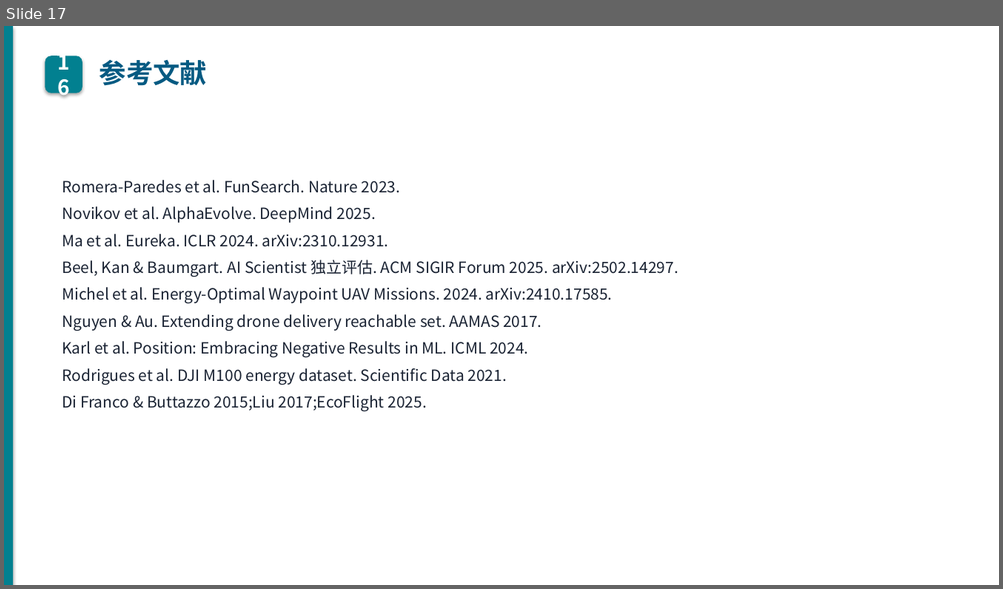
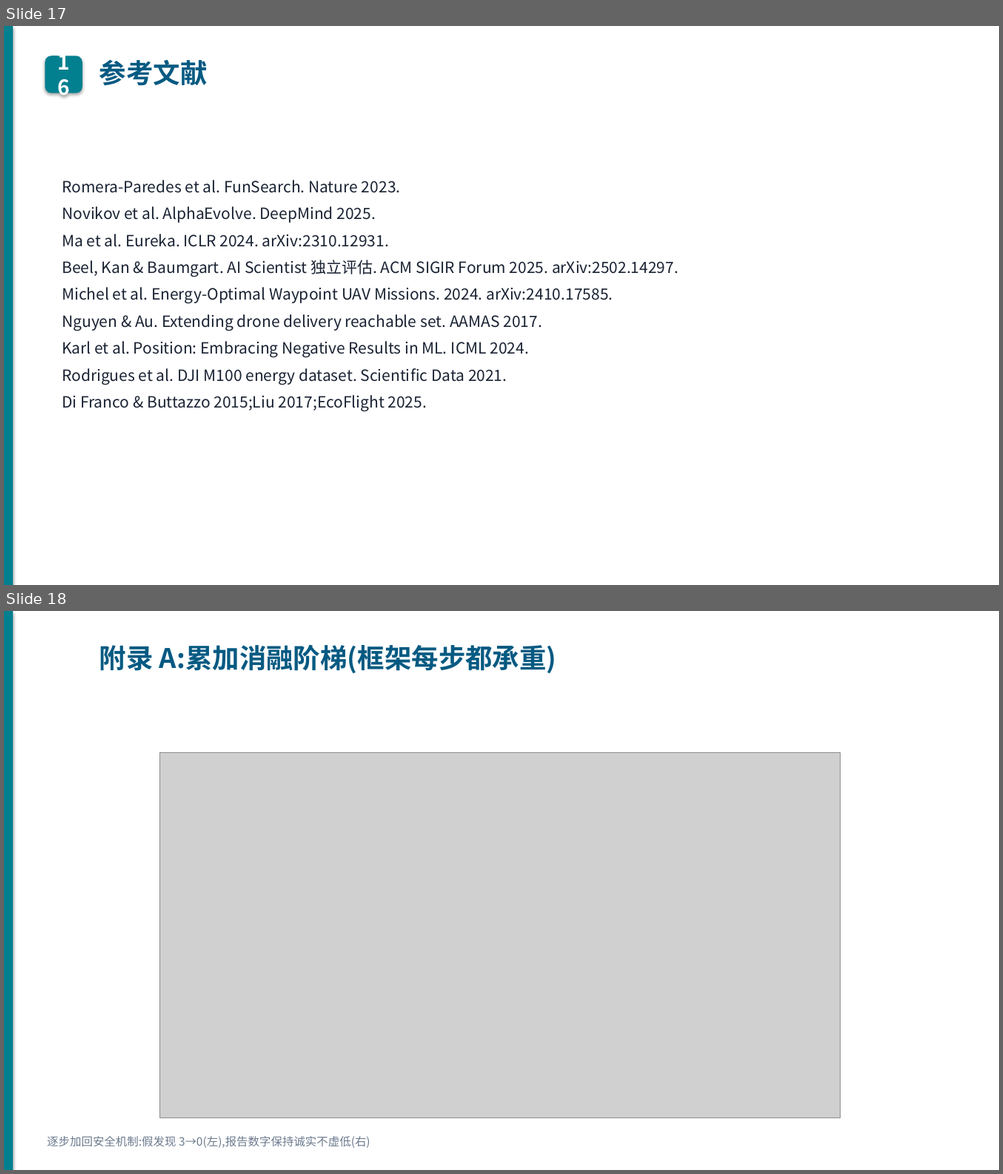
Before and after one commit to wbz0429/PathPlanningwithEnergy, a slide deck: autoresearch/energy_m100/experiments/midterm_defense.pptx. Shown one above the other, each under a label of ours: slide 17 before the commit, slides 17 and 18 after it. The pictures are 1003x589 and 1003x1174 pixels, drawn with LibreOffice and Linux fonts; fonts in the diff are those of the drawing; grey boxes stand for pictures. Boxes give left, top, right and bottom in pixels: in the first picture for what was removed or moved away, otherwise in the second. Text is boxed around its words. In the diff, an @@ line names an element or a change of style, - is before the commit and + after.

```diff
--- a/autoresearch/energy_m100/experiments/midterm_defense.pptx
+++ b/autoresearch/energy_m100/experiments/midterm_defense.pptx
@@ slide 18 added at (x1=4, y1=611, x2=999, y2=1170), background #FFFFFF @@
@@ rectangle added at (x1=4, y1=611, x2=13, y2=1170), fill #028090 @@
@@ text added at (x1=99, y1=645, x2=557, y2=673), 26 pt, text #065A82, bold @@
+附录 A:累加消融阶梯(框架每步都承重)
@@ picture added at (x1=160, y1=753, x2=839, y2=1119) @@
@@ text added at (x1=47, y1=1136, x2=370, y2=1148), 11 pt, text #6B7A8D @@
+逐步加回安全机制:假发现 3→0(左),报告数字保持诚实不虚低(右)
```
Also in this commit, not shown: 1 slide changed, 12 other files.
